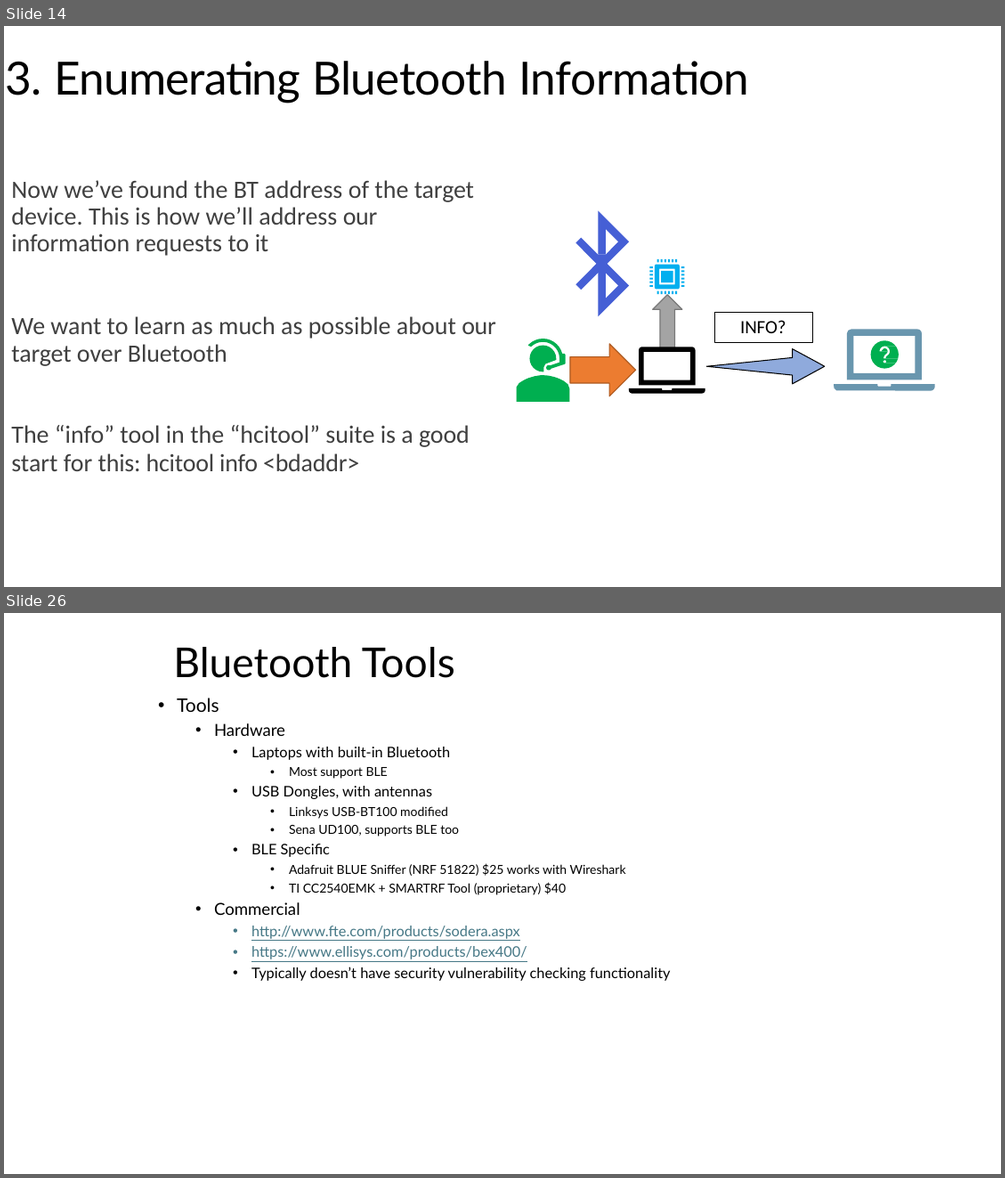
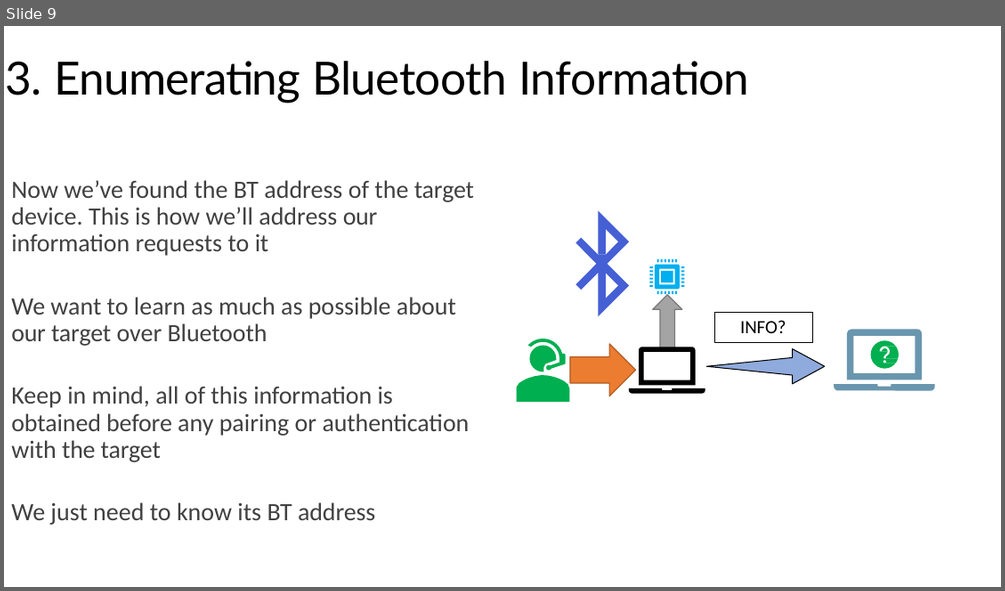
Before and after one commit to nprobert/AutoISAC-ACT-AdvWireless, a slide deck: 2 ACT AW - Bluetooth.pptx. Shown one above the other, each under a label of ours: slides 14 and 26 before the commit, slide 9 after it; the slides between them are not shown. The pictures are 1005x1178 and 1005x591 pixels, drawn with LibreOffice and Linux fonts; fonts in the diff are those of the drawing. Boxes give left, top, right and bottom in pixels: in the first picture for what was removed or moved away, otherwise in the second. Text is boxed around its words. In the diff, an @@ line names an element or a change of style, - is before the commit and + after.

Commit message:
Bluetooth updates.  Split Kali from PC/Mobile

```diff
--- a/2 ACT AW - Bluetooth.pptx
+++ b/2 ACT AW - Bluetooth.pptx
@@ slide 26 removed at [4,613,1001,1174], background #FFFFFF @@
@@ title removed at [173,647,455,678] @@
-Bluetooth Tools
@@ text removed at [177,698,670,981] @@
-• Tools
-  • Hardware
-    • Laptops with built-in Bluetooth
-      • Most support BLE
-    • USB Dongles, with antennas
-      • Linksys USB-BT100 modified
-      • Sena UD100, supports BLE too
-    • BLE Specific
-      • Adafruit BLUE Sniffer (NRF 51822) $25 works with Wireshark
-      • TI CC2540EMK + SMARTRF Tool (proprietary) $40
-  • Commercial
-    • http://www.fte.com/products/sodera.aspx
-    • https://www.ellisys.com/products/bex400/
-    • Typically doesn’t have security vulnerability checking functionality
@@ what was slide 14 is now slide 9 @@
@@ slide 9 changed as well @@
@@ text at [11,297,469,524]: paragraphs added @@
+We want to learn as much as possible about our target over Bluetooth
+Keep in mind, all of this information is obtained before any pairing or authentication with the target
+We just need to know its BT address
@@ text removed at [11,316,496,366] @@
-We want to learn as much as possible about our target over Bluetooth
@@ text removed at [11,425,469,471] @@
-The “info” tool in the “hcitool” suite is a good
-start for this: hcitool info <bdaddr>
```
Also in this commit, not shown: 5 other slides changed, 2 slides added, 12 other slides removed, 1 other file.
